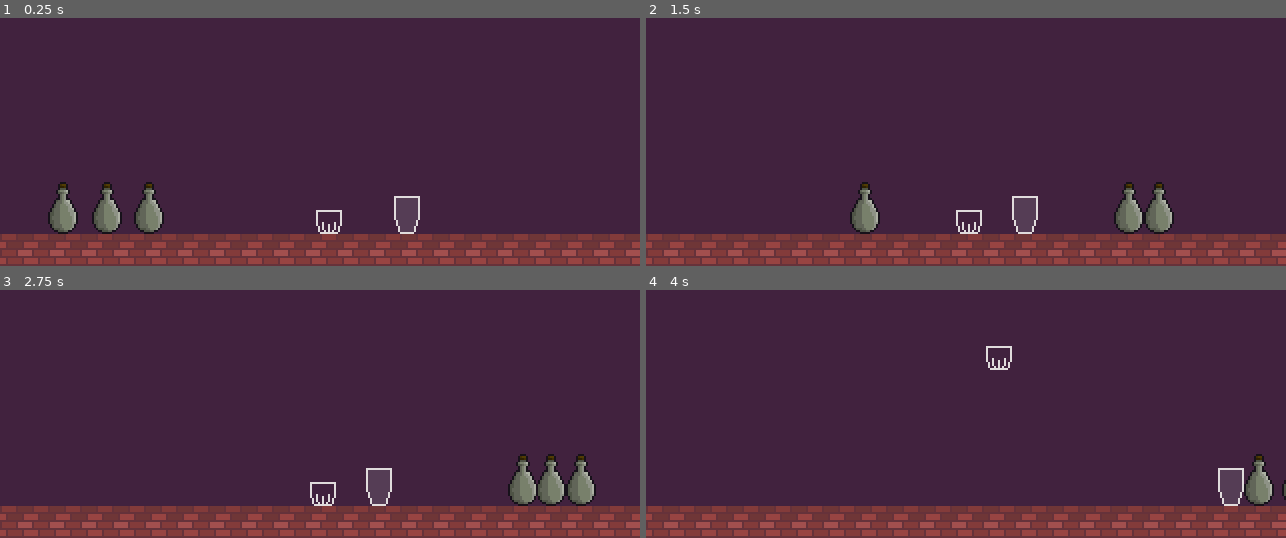
Above: before the commit, frames 1-4 (two rows, left to right).
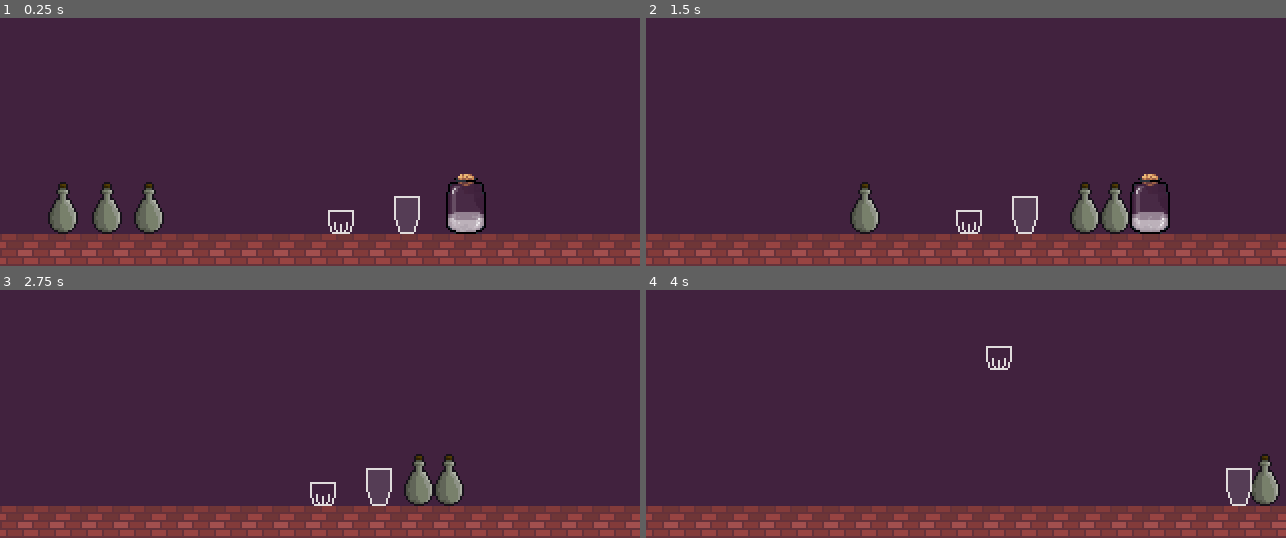
Above: after the commit, the same moments.

Repository: Dowsley/the-witching-hour
Game: Godot game, scene res://src/game.tscn
Same seed, same stepped clock (60 frames per second), same inputs: the game is played once before the commit and once after it.
Inputs (mouse positions are in pixels of both pictures, inside the frame that each line leads up to):
- Up to frame 1 (0.25 s): no input
- Up to frame 2 (1.5 s): tap Enter at 0.5 s; drag from (710, 208) to (1055, 216) at 0.52 s; drag from (735, 208) to (1126, 206) at 1.27 s
- Up to frame 3 (2.75 s): move the mouse to (582, 480) at 2.02 s; click (582, 480) at 2.17 s
- Up to frame 4 (4 s): tap Space at 2.75 s; drag from (1023, 488) to (1228, 480) at 2.77 s; drag from (966, 495) to (998, 356) at 3.52 s

The runs differ from the first frame. In frame 1, 1.0% of the frame differs, in the area x 49-76%, y 62-88%; in frame 2, 2.6%; in frame 3, 3.2%, in the area x 63-94%, y 66-88%; in frame 4, 1.1%.

Commit message:
Reformatting

Diff:
--- a/src/game.tscn
+++ b/src/game.tscn
@@ -1,8 +1,9 @@
-[gd_scene load_steps=6 format=3 uid="uid://duntd7q6i6x1y"]
+[gd_scene load_steps=7 format=3 uid="uid://duntd7q6i6x1y"]
 
 [ext_resource type="Texture2D" uid="uid://bpd58bscflavh" path="res://assets/img/bricks_16b.png" id="2"]
 [ext_resource type="PackedScene" uid="uid://c8t88wgrdp46q" path="res://src/vial/types/bottle.tscn" id="4_6fgsh"]
 [ext_resource type="PackedScene" uid="uid://bwyqluubv5hca" path="res://src/vial/types/whisky_glass.tscn" id="4_u0sqo"]
+[ext_resource type="PackedScene" uid="uid://dufoyugceah2k" path="res://src/vial/vial.tscn" id="5_78m6n"]
 [ext_resource type="PackedScene" uid="uid://bayjex68vwmdh" path="res://src/vial/types/cup.tscn" id="5_wmhxr"]
 
 [sub_resource type="RectangleShape2D" id="1"]
@@ -56,5 +57,8 @@
 filled_with = {}
 
 [node name="WhiskyGlass" parent="." instance=ExtResource("4_u0sqo")]
-position = Vector2(165, 148)
+position = Vector2(171, 148)
 filled_with = {}
+
+[node name="Vial" parent="." instance=ExtResource("5_78m6n")]
+position = Vector2(233, 149)
--- a/src/vial/liquid_line.gd
+++ b/src/vial/liquid_line.gd
@@ -12,8 +12,8 @@
 var destruction_sequence_started := false
 var time_since_last_point := 0.0
 var velocities := [] # Store velocities of each point
+
 var origin_vial: Vial
-
 var liquid_type: String
 
 
